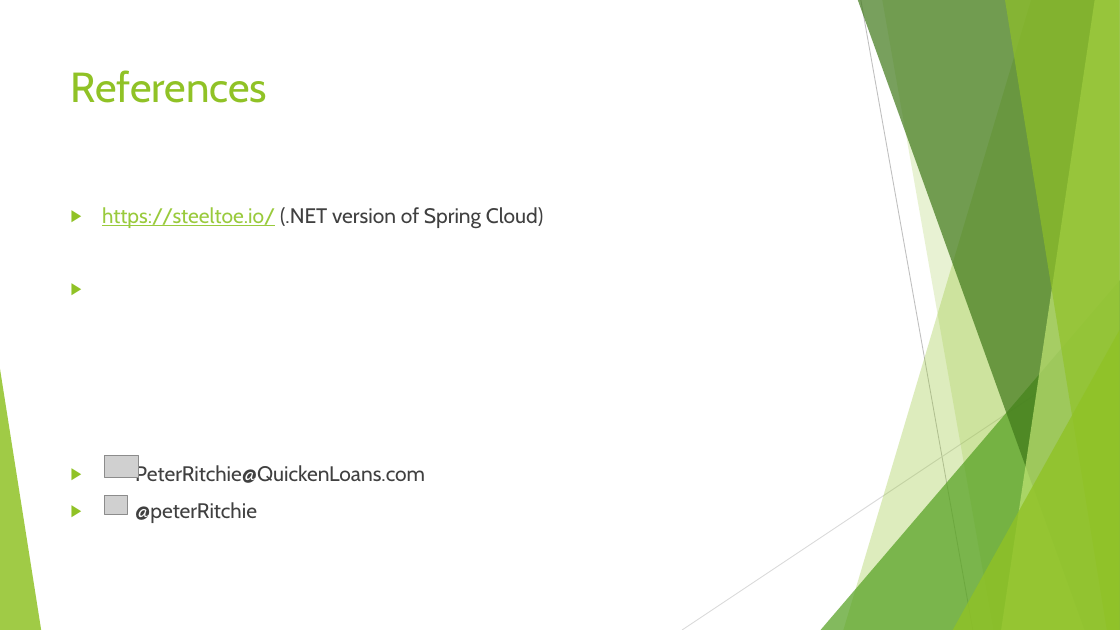
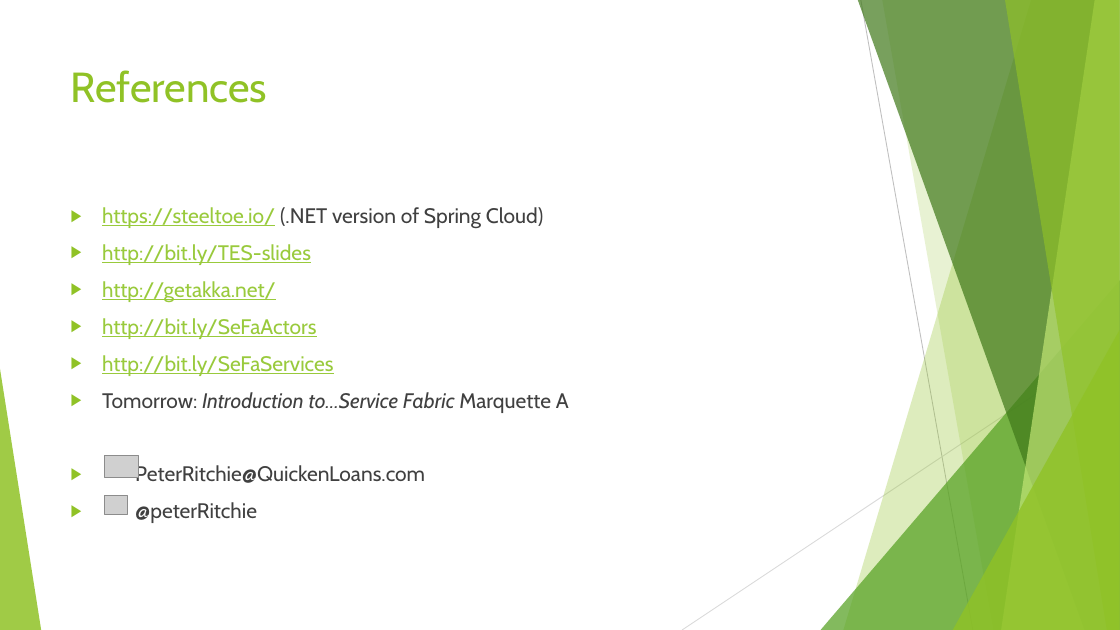
Before and after one commit to peteraritchie/Towards-Elastic-Scalability, a slide deck: slide 42 of DC17 Towards Elastic Scalability.pptx (slide 39 before the commit). Drawn at 1120x630 pixels with LibreOffice and Linux fonts; fonts in the diff are those of the drawing; grey boxes stand for pictures. Boxes give left, top, right and bottom in pixels: in the first picture for what was removed or moved away, otherwise in the second. Text is boxed around its words. In the diff, an @@ line names an element or a change of style, - is before the commit and + after.

Commit message:
Updated deck for DC17

```diff
--- a/DC17 Towards Elastic Scalability.pptx
+++ b/DC17 Towards Elastic Scalability.pptx
@@ text at (x1=102, y1=244, x2=569, y2=413): paragraphs added @@
+▶ http://bit.ly/TES-slides
+▶ http://getakka.net/
+▶ http://bit.ly/SeFaActors
+▶ http://bit.ly/SeFaServices
+▶ Tomorrow: Introduction to…Service Fabric Marquette A
```
Also in this commit, not shown: 4 other slides changed, 4 slides added, 1 slide removed.
